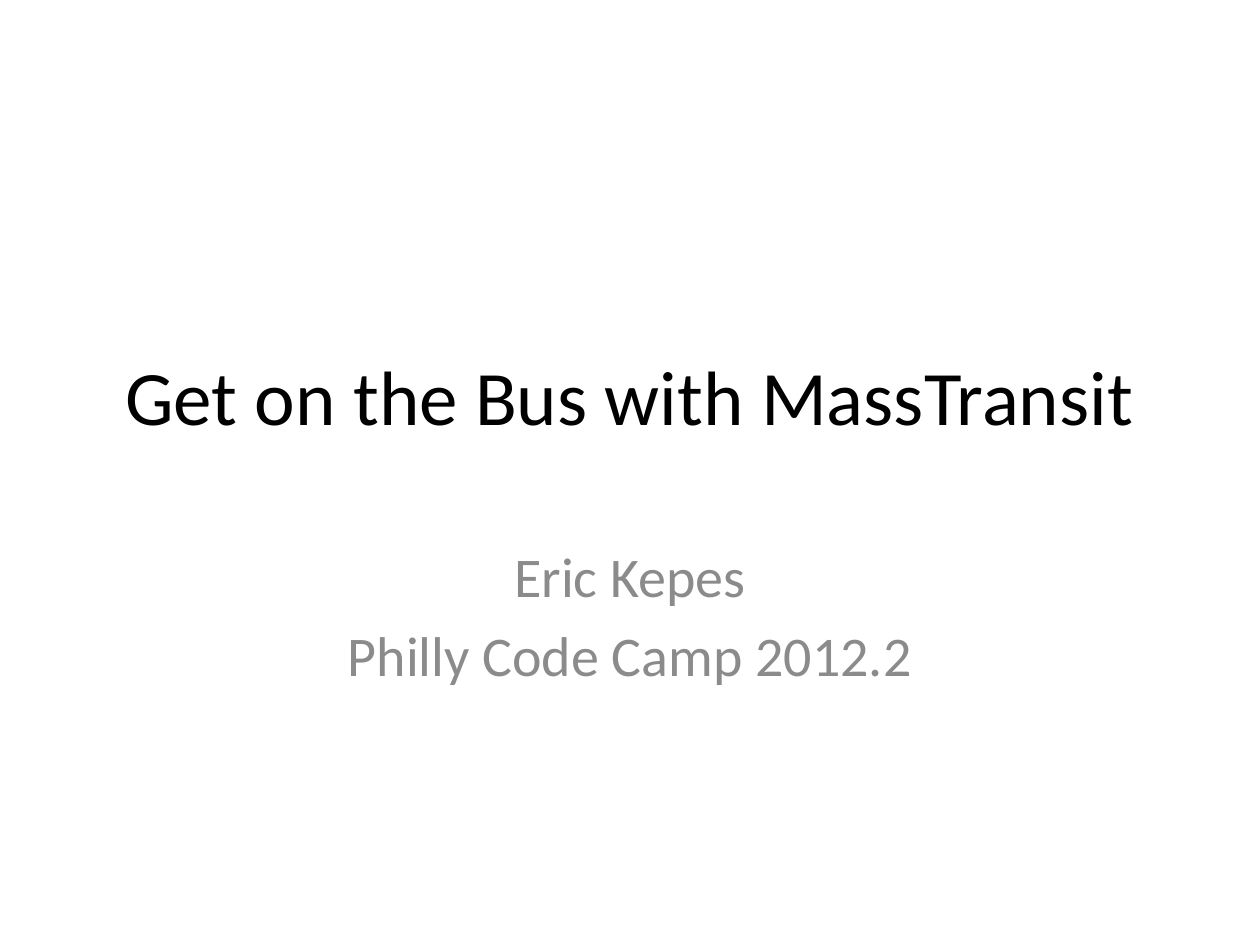
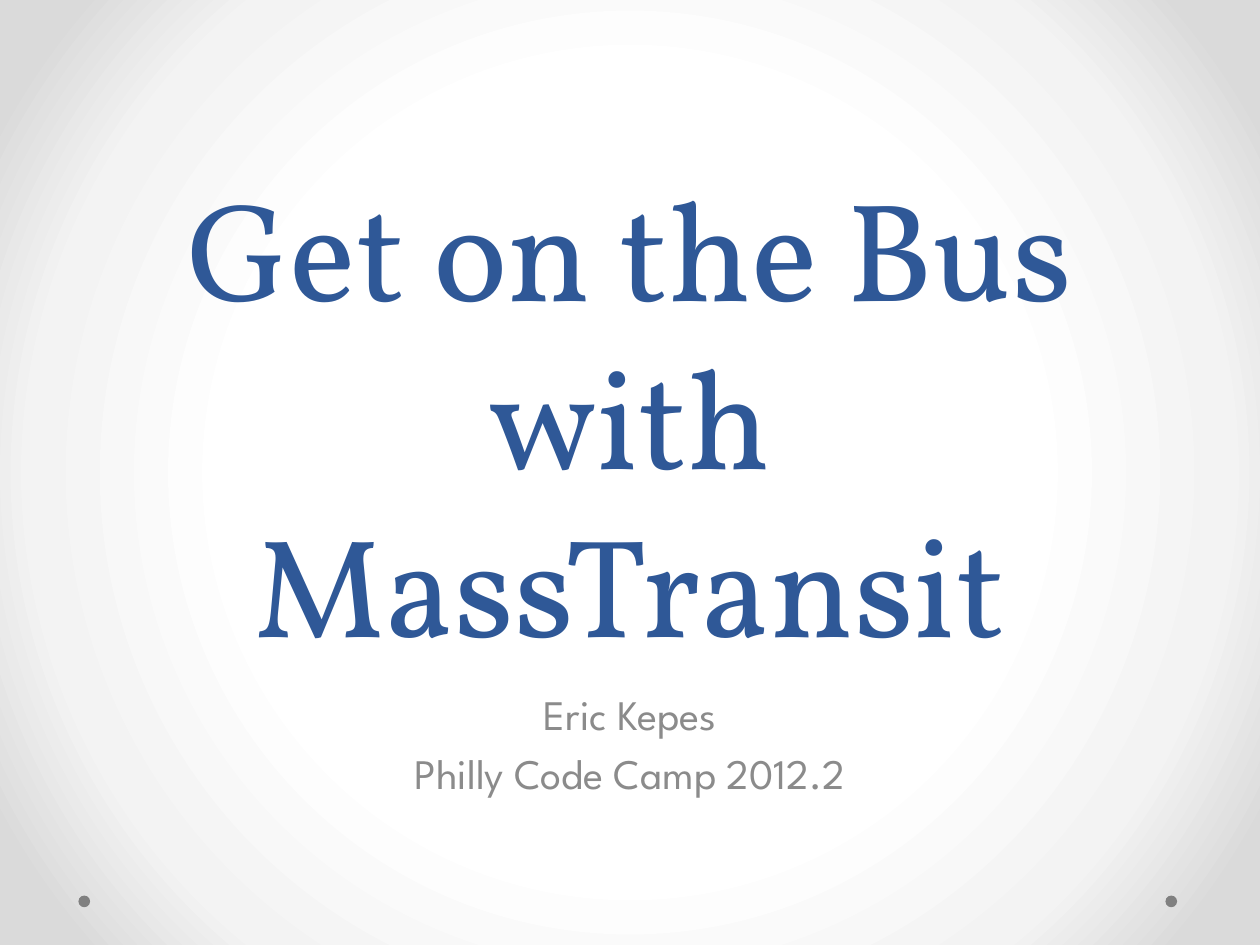
Before and after one commit to ekepes/Presentations, a slide deck: slide 1 of GetOnTheBus/Get on the Bus with MassTransit.pptx. Drawn at 1260x945 pixels with LibreOffice and Linux fonts; fonts in the diff are those of the drawing. Boxes give left, top, right and bottom in pixels: in the first picture for what was removed or moved away, otherwise in the second. Text is boxed around its words. In the diff, an @@ line names an element or a change of style, - is before the commit and + after.

```diff
--- a/GetOnTheBus/Get on the Bus with MassTransit.pptx
+++ b/GetOnTheBus/Get on the Bus with MassTransit.pptx
@@ background #FFFFFF to gradient #FFFFFF to #F4F4F4 to #DADADA @@
@@ title "Get on the Bus with ...": place and size @@
-title "Get on the Bus with ..." at (125,371,1133,426)
+title "Get on the Bus with ..." at (187,201,1072,639)
@@ title "Get on the Bus with ..." at (187,201,1072,639): size 44 to 80 pt, font Calibri to Vollkorn, text colour #000000 to #2F5897; vertical alignment middle to bottom @@
@@ subtitle "Eric Kepes": place and size @@
-subtitle "Eric Kepes" at (348,558,911,685)
+subtitle "Eric Kepes" at (415,702,845,798)
@@ subtitle "Eric Kepes" at (415,702,845,798): size 32 to 24 pt, font Calibri to League Spartan; less space between paragraphs @@
@@ ellipse added at (78,896,89,907), fill #808080 @@
@@ ellipse added at (1166,896,1177,907), fill #808080 @@
```
Also in this commit, not shown: 3 other slides changed.
